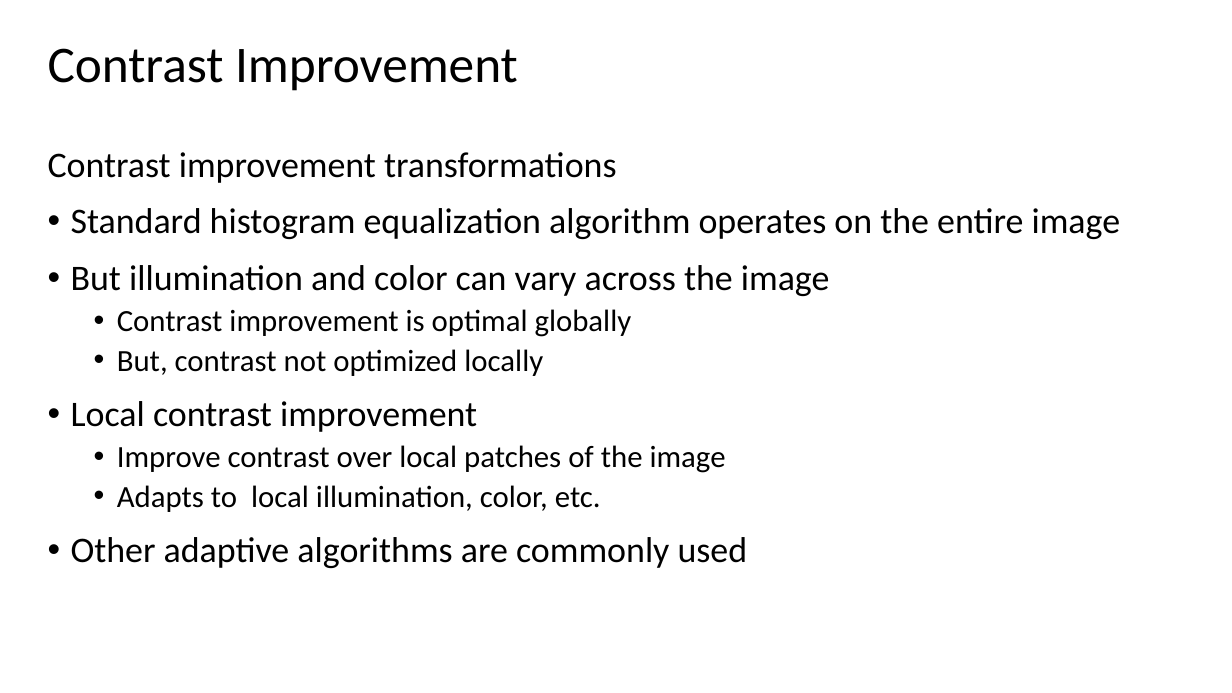
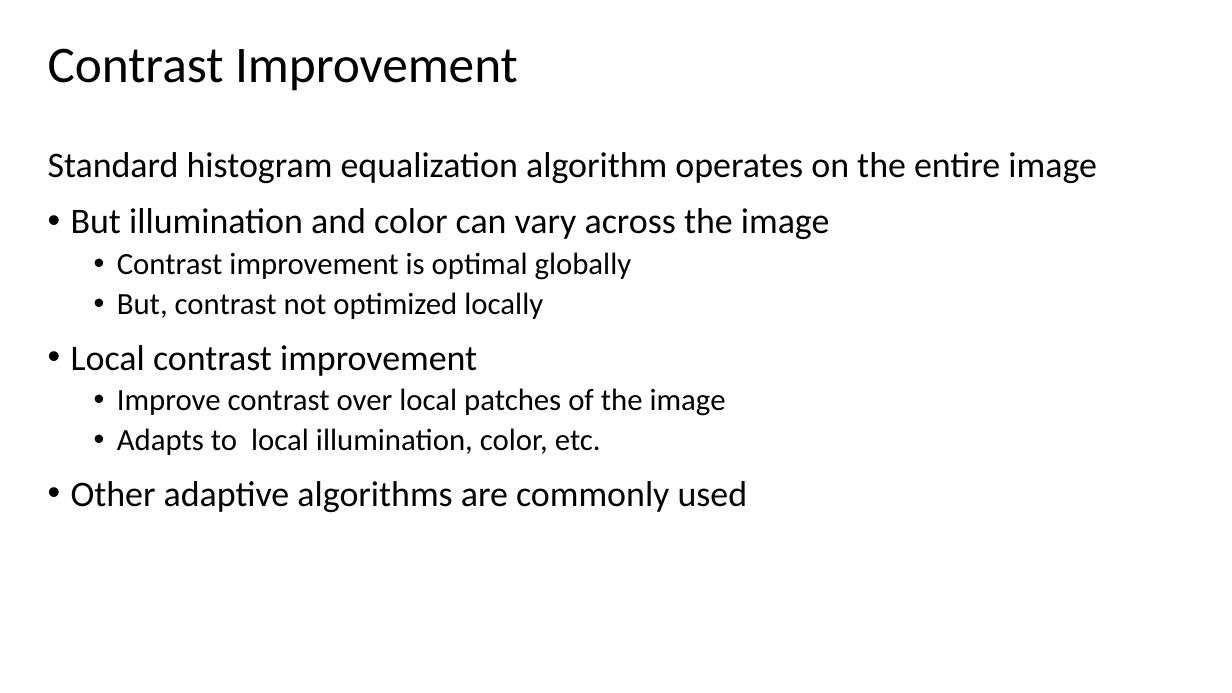
Before and after one commit to StephenElston/CSCI-E25, a slide deck: slide 45 of Slides/1_Introduction.pptx (slide 43 before the commit). Drawn at 1232x693 pixels with LibreOffice and Linux fonts; fonts in the diff are those of the drawing. Boxes give left, top, right and bottom in pixels: in the first picture for what was removed or moved away, otherwise in the second. Text is boxed around its words. In the diff, an @@ line names an element or a change of style, - is before the commit and + after.

```diff
--- a/Slides/1_Introduction.pptx
+++ b/Slides/1_Introduction.pptx
@@ text at <box>48,152,616,183</box>: paragraph removed @@
-Contrast improvement transformations
@@ text at <box>48,152,1097,183</box>: bullet • to none @@
```
Also in this commit, not shown: 3 other slides changed, 5 slides added, 1 other file.
